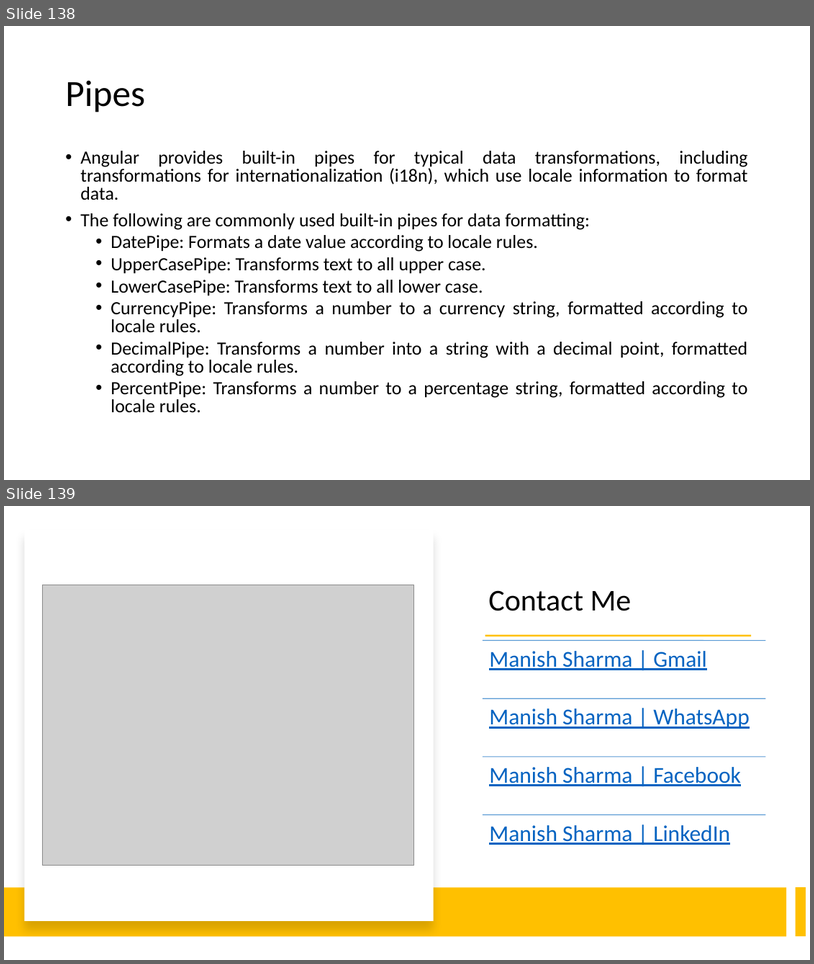
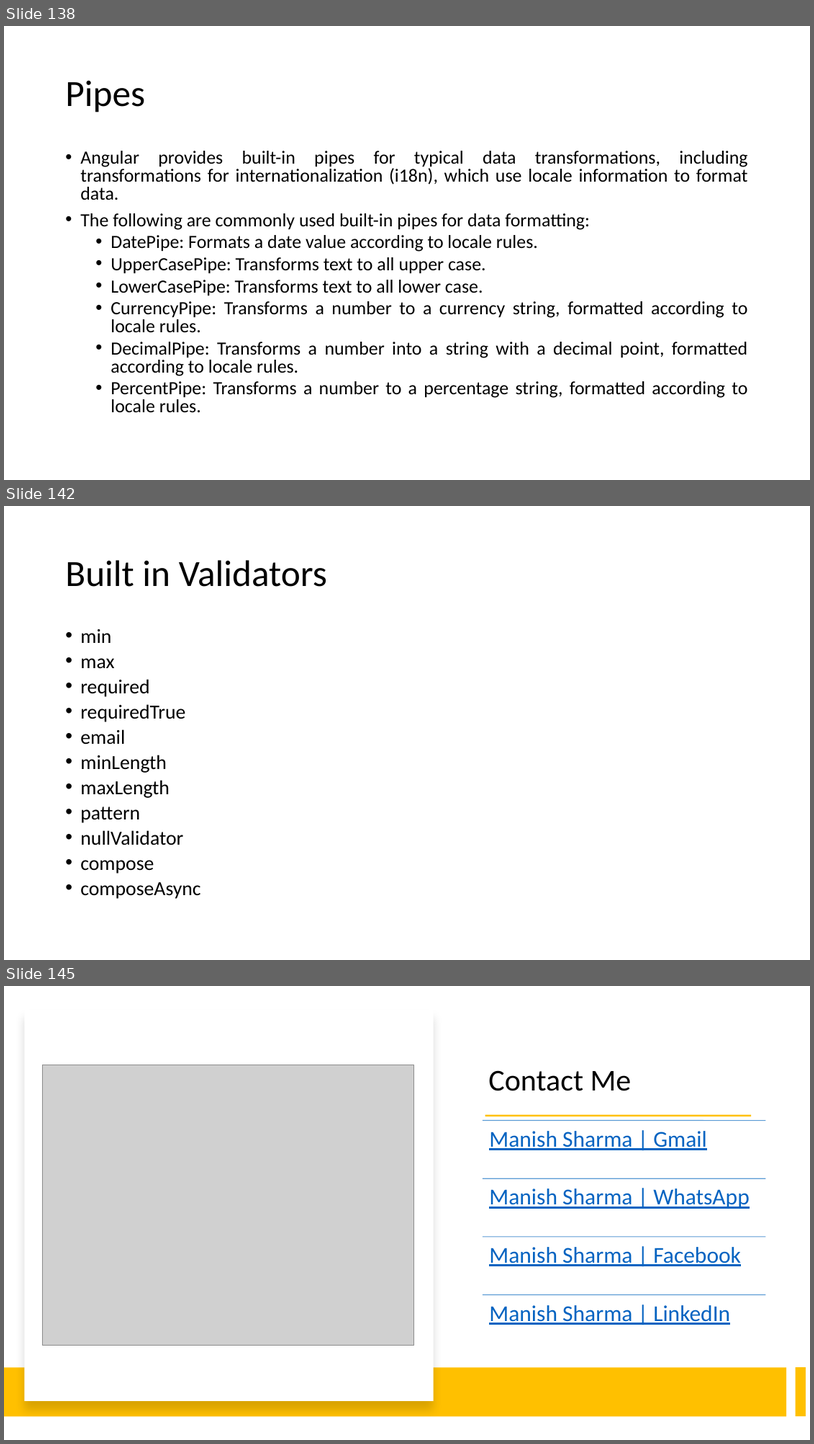
Before and after one commit to explore-with-manish/BFL_Byte_Jul23, a slide deck: Ng-Byte.pptx. Shown one above the other, each under a label of ours: slides 138 and 139 before the commit, slides 138, 142 and 145 after it; the slides between them are not shown. The pictures are 814x964 and 814x1444 pixels, drawn with LibreOffice and Linux fonts; fonts in the diff are those of the drawing; grey boxes stand for pictures. Boxes give left, top, right and bottom in pixels: in the first picture for what was removed or moved away, otherwise in the second. Text is boxed around its words. In the diff, an @@ line names an element or a change of style, - is before the commit and + after.

```diff
--- a/Ng-Byte.pptx
+++ b/Ng-Byte.pptx
@@ slide 142 added at (4, 506, 810, 960), background #FFFFFF @@
@@ title added at (65, 560, 327, 587), 44 pt, text #000000 @@
+Built in Validators
@@ text added at (80, 629, 201, 898), 23.8 pt, text #000000 @@
+• min
+• max
+• required
+• requiredTrue
+• email
+• minLength
+• maxLength
+• pattern
+• nullValidator
+• compose
+• composeAsync
@@ what was slide 139 is now slide 145 @@
```
Also in this commit, not shown: 5 other slides added.
